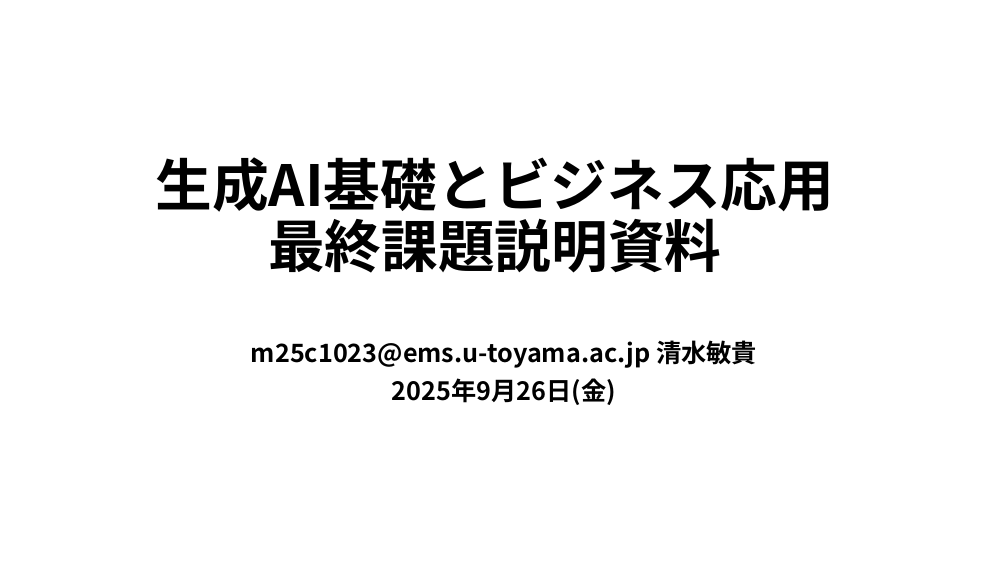
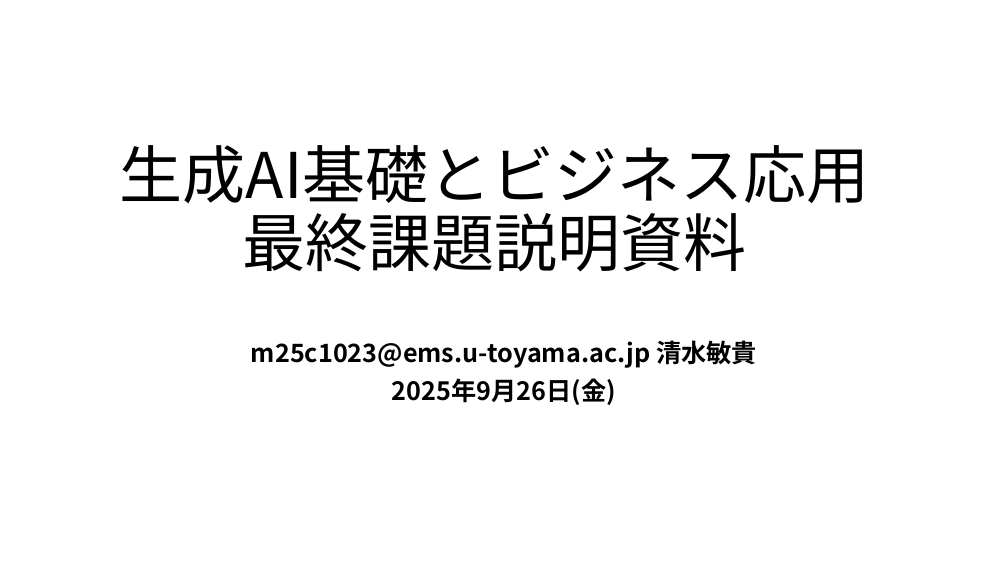
Before and after one commit to tosiki1202/GenAI-app, a slide deck: slide 1 of finalTask.pptx. Drawn at 1008x567 pixels with LibreOffice and Linux fonts; fonts in the diff are those of the drawing. Boxes give left, top, right and bottom in pixels: in the first picture for what was removed or moved away, otherwise in the second. Text is boxed around its words. In the diff, an @@ line names an element or a change of style, - is before the commit and + after.

```diff
--- a/finalTask.pptx
+++ b/finalTask.pptx
@@ title "生成AI基礎とビジネス応用 最終課題説明資料" at [120,145,870,272]: size 54 to 60 pt, bold off @@
```
Also in this commit, not shown: 2 other slides changed, 3 slides added, 1 slide removed.
